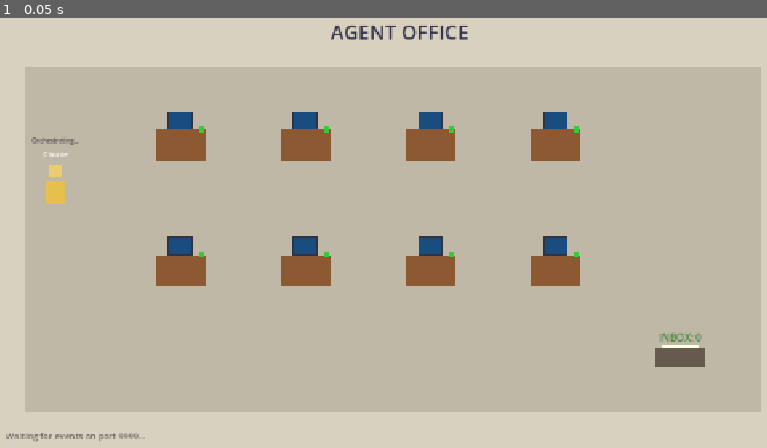
Above: before the commit, frame 1.
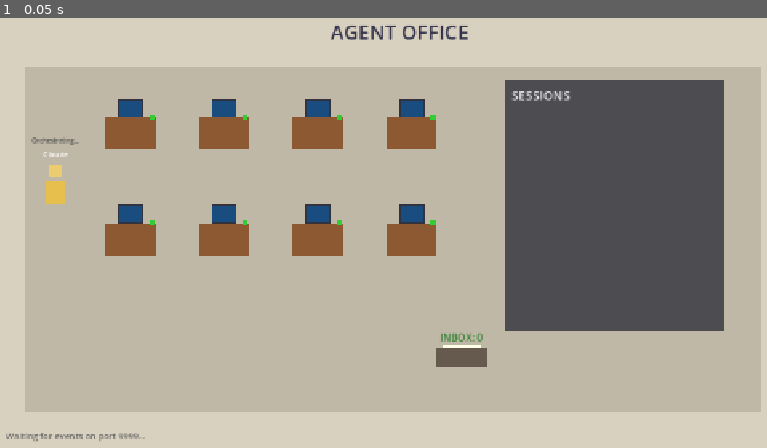
Above: after the commit, the same moment.

Repository: pknull/ccworkspace
Game: Godot game, scene res://scenes/Main.tscn
Two runs of this game, one before a commit and one after it. Both use one fixed random seed, a clock stepped at 60 frames per second and the inputs below.
Inputs:
- Up to frame 1 (0.05 s): no input

The runs differ from the first frame. In frame 1, 25% of the frame differs, in the area x 13-95%, y 14-82%.

Commit message:
Add taskboard showing sessions and agent counts
- Right-side panel shows active sessions
- Displays session ID (truncated) and agent count
- Desks moved closer together on the left
- Agents tracked by session for accurate counts
- Inbox repositioned to accommodate taskboard

Co-Authored-By: Claude Opus 4.5 <noreply@anthropic.com>

Diff:
--- a/scripts/Agent.gd
+++ b/scripts/Agent.gd
@@ -64,6 +64,7 @@
 
 var agent_id: String = ""
 var parent_id: String = ""
+var session_id: String = ""
 var state: State = State.SPAWNING
 var target_position: Vector2
 var assigned_desk: Node2D = null
--- a/scripts/OfficeManager.gd
+++ b/scripts/OfficeManager.gd
@@ -10,15 +10,20 @@
 var active_agents: Dictionary = {}  # agent_id -> Agent
 var agent_by_type: Dictionary = {}  # agent_type -> Array of agent_ids (for fallback)
 var completed_count: int = 0
-var inbox_position: Vector2 = Vector2(1100, 550)
+var inbox_position: Vector2 = Vector2(750, 550)
 
 # UI elements
 var inbox_label: Label
 var status_label: Label
 var inbox_visual: Node2D
+var taskboard: Node2D
+var session_labels: Dictionary = {}  # session_path -> Label
 
 # Connection lines (parent to child)
 var connection_lines: Array[Line2D] = []
+
+# Track agents by session
+var agents_by_session: Dictionary = {}  # session_id -> [agent_ids]
 
 # Main orchestrator agent (always present)
 var main_agent: Agent = null
@@ -31,6 +36,7 @@
 	_setup_ui()
 	_create_desks()
 	_create_inbox()
+	_create_taskboard()
 	_create_main_agent()
 
 	# Connect TCP server (for external tools/hooks)
@@ -42,6 +48,9 @@
 	transcript_watcher.event_received.connect(_on_event_received)
 
 	print("[OfficeManager] Ready. Desks: %d" % desks.size())
+
+func _process(_delta: float) -> void:
+	_update_taskboard()
 
 func _setup_ui() -> void:
 	# Title
@@ -61,16 +70,16 @@
 	add_child(status_label)
 
 func _create_desks() -> void:
-	# Create a grid of desks
+	# Create a tighter grid of desks (left side of screen)
 	var desk_positions = [
-		Vector2(300, 200),
-		Vector2(500, 200),
-		Vector2(700, 200),
-		Vector2(900, 200),
-		Vector2(300, 400),
-		Vector2(500, 400),
-		Vector2(700, 400),
-		Vector2(900, 400),
+		Vector2(220, 180),
+		Vector2(370, 180),
+		Vector2(520, 180),
+		Vector2(670, 180),
+		Vector2(220, 350),
+		Vector2(370, 350),
+		Vector2(520, 350),
+		Vector2(670, 350),
 	]
 
 	for pos in desk_positions:
@@ -110,6 +119,73 @@
 	stack_base.color = Color(1.0, 1.0, 0.9)
 	inbox_visual.add_child(stack_base)
 
+func _create_taskboard() -> void:
+	taskboard = Node2D.new()
+	taskboard.position = Vector2(820, 120)
+	add_child(taskboard)
+
+	# Taskboard background
+	var bg = ColorRect.new()
+	bg.size = Vector2(350, 400)
+	bg.position = Vector2(0, 0)
+	bg.color = Color(0.25, 0.25, 0.28, 0.9)
+	taskboard.add_child(bg)
+
+	# Taskboard header
+	var header = Label.new()
+	header.text = "SESSIONS"
+	header.position = Vector2(10, 10)
+	header.add_theme_font_size_override("font_size", 20)
+	header.add_theme_color_override("font_color", Color(0.9, 0.9, 0.9))
+	taskboard.add_child(header)
+
+	# Divider line
+	var divider = ColorRect.new()
+	divider.size = Vector2(330, 2)
+	divider.position = Vector2(10, 40)
+	divider.color = Color(0.5, 0.5, 0.5)
+	taskboard.add_child(divider)
+
+func _update_taskboard() -> void:
+	if not transcript_watcher:
+		return
+
+	var watched = transcript_watcher.watched_sessions
+	var y_offset = 55
+
+	# Clear old labels
+	for path in session_labels.keys():
+		if not watched.has(path):
+			session_labels[path].queue_free()
+			session_labels.erase(path)
+
+	# Update/create labels for each session
+	for path in watched.keys():
+		var session_id = path.get_file().get_basename()
+		var short_id = session_id.substr(0, 8)
+
+		# Count agents for this session
+		var agent_count = 0
+		if agents_by_session.has(session_id):
+			agent_count = agents_by_session[session_id].size()
+
+		var text = "%s...  [%d agents]" % [short_id, agent_count]
+
+		if session_labels.has(path):
+			# Update existing
+			session_labels[path].text = text
+		else:
+			# Create new label
+			var label = Label.new()
+			label.text = text
+			label.position = Vector2(15, y_offset)
+			label.add_theme_font_size_override("font_size", 14)
+			label.add_theme_color_override("font_color", Color(0.8, 0.8, 0.8))
+			taskboard.add_child(label)
+			session_labels[path] = label
+
+		y_offset += 25
+
 func _create_main_agent() -> void:
 	# Create the main orchestrator agent (represents Claude)
 	main_agent = AgentScene.instantiate() as Agent
@@ -145,8 +221,15 @@
 	var parent_id = data.get("parent_id", "main")
 	var agent_type = data.get("agent_type", "default")
 	var description = data.get("description", "")
+	var session_path = data.get("session_path", "")
+	var session_id = session_path.get_file().get_basename() if session_path else "unknown"
 
 	print("[OfficeManager] Spawning agent: %s (%s) from parent %s" % [agent_type, agent_id, parent_id])
+
+	# Track by session
+	if not agents_by_session.has(session_id):
+		agents_by_session[session_id] = []
+	agents_by_session[session_id].append(agent_id)
 
 	# Find available desk
 	var desk = _find_available_desk()
@@ -167,6 +250,7 @@
 	agent.agent_id = agent_id
 	agent.parent_id = parent_id
 	agent.agent_type = agent_type
+	agent.session_id = session_id
 	agent.position = spawn_pos
 	agent.set_description(description)
 	agent.set_inbox_position(inbox_position)
@@ -266,5 +350,9 @@
 	if agent_by_type.has(agent.agent_type):
 		agent_by_type[agent.agent_type].erase(aid)
 
+	# Remove from session tracking
+	if agent.session_id and agents_by_session.has(agent.session_id):
+		agents_by_session[agent.session_id].erase(aid)
+
 	# Queue free after fade out
 	agent.queue_free()
--- a/scripts/TranscriptWatcher.gd
+++ b/scripts/TranscriptWatcher.gd
@@ -174,7 +174,8 @@
 			"agent_type": agent_type,
 			"description": description,
 			"parent_id": "main",
-			"timestamp": timestamp
+			"timestamp": timestamp,
+			"session_path": session_path
 		})
 	else:
 		# Regular tool use
